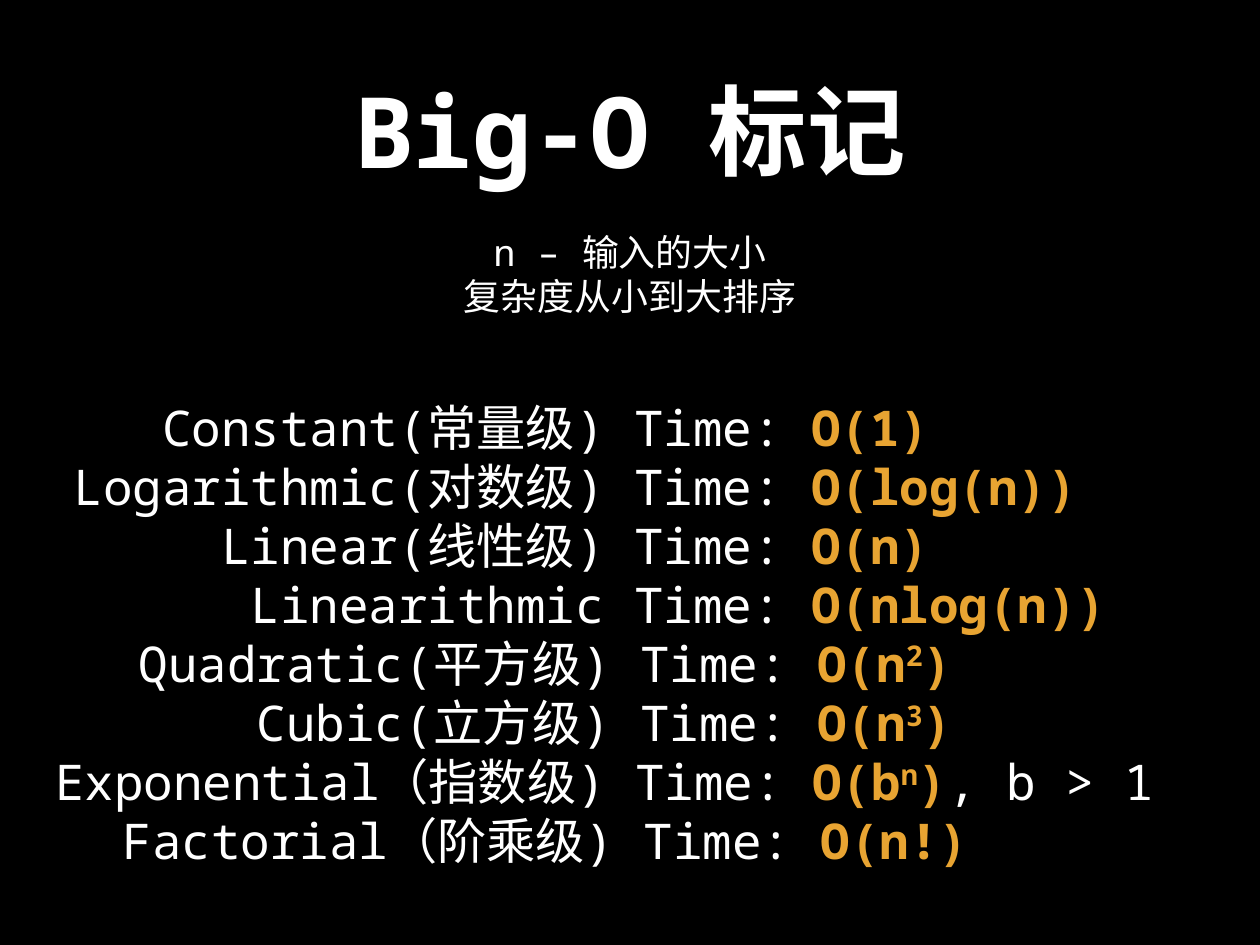
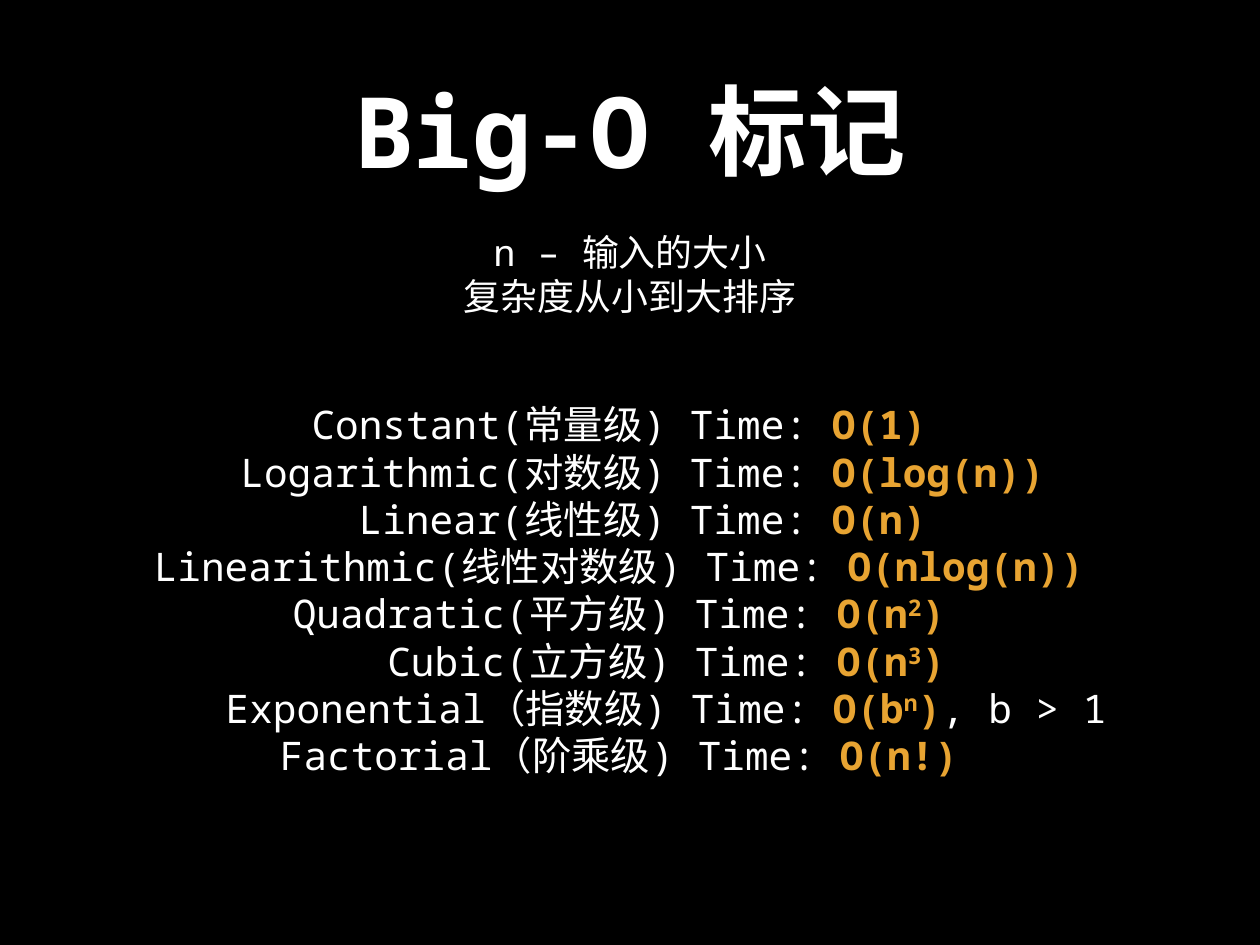
Before and after one commit to spring2go/Algorithms, a slide deck: slide 11 of slides/datastructures/ds_intro_slides.pptx. Drawn at 1260x945 pixels with LibreOffice and Linux fonts; fonts in the diff are those of the drawing. Boxes give left, top, right and bottom in pixels: in the first picture for what was removed or moved away, otherwise in the second. Text is boxed around its words. In the diff, an @@ line names an element or a change of style, - is before the commit and + after.

```diff
--- a/slides/datastructures/ds_intro_slides.pptx
+++ b/slides/datastructures/ds_intro_slides.pptx
@@ text "Constant(常量级) Time: O(1)" moved from (x1=55, y1=404, x2=1155, y2=867) to (x1=154, y1=406, x2=1107, y2=777) @@
@@ text at (x1=226, y1=406, x2=1107, y2=777): size 40 to 32 pt in "Constant(常量级) Time: O(1)", "Logarithmic(对数级) Time: O(log(n))", "Linear(线性级) Time: O(n)", "Quadratic(平方级) Time: O(n2)" and 3 more places @@
@@ text at (x1=154, y1=548, x2=1084, y2=591): text changed; size 40 to 32 pt @@
-Linearithmic Time: O(nlog(n))
+Linearithmic(线性对数级) Time: O(nlog(n))
```
Also in this commit, not shown: 9 other slides changed, 1 other file.
